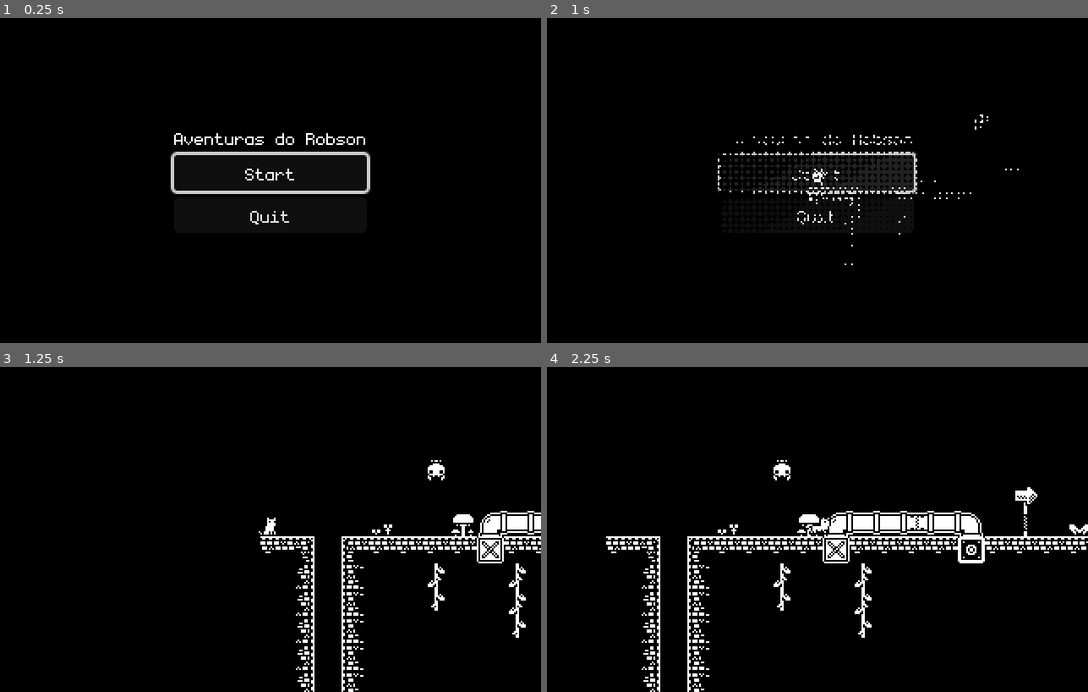
Above: before the commit, frames 1-4 (two rows, left to right).
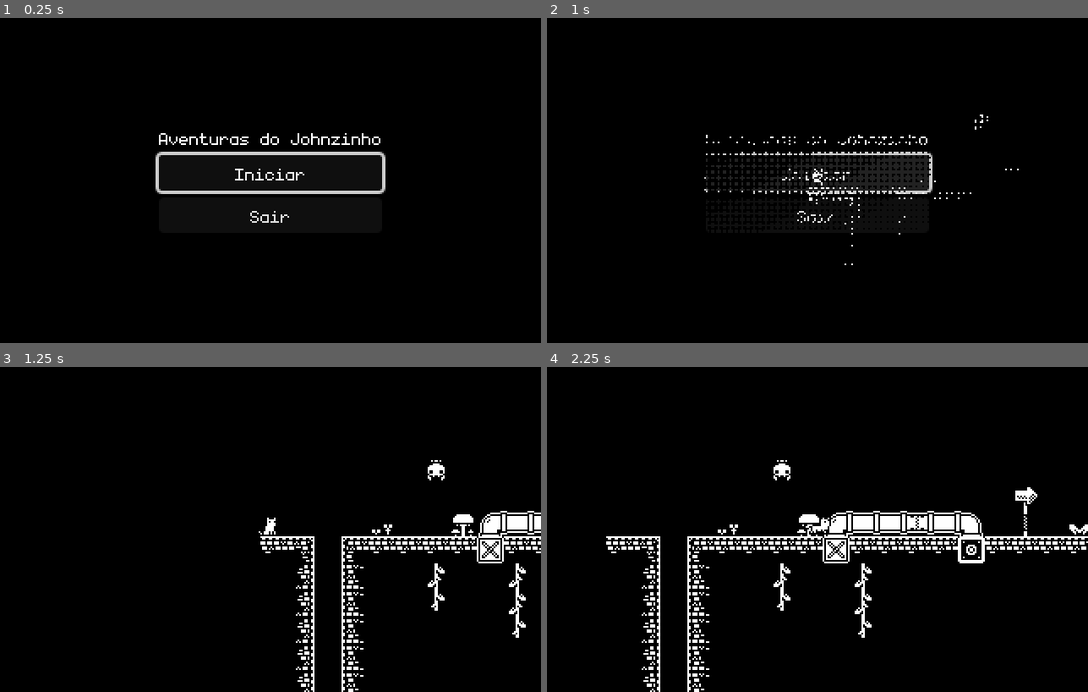
Above: after the commit, the same moments.

Repository: gabrielfvale/godot-platformer
Game: Godot game, scene res://main_menu.tscn
Two runs of this game, one before a commit and one after it. Both use one fixed random seed, a clock stepped at 60 frames per second and the inputs below.
Inputs:
- Up to frame 1 (0.25 s): no input
- Up to frame 2 (1 s): click "Start" (after the commit: "Iniciar") at 0.5 s
- Up to frame 3 (1.25 s): no input
- Up to frame 4 (2.25 s): hold Right (right) from 1.28 s (still down); tap Space (jump) at 1.52 s

The runs differ from the first frame. In frame 1, 1.2% of the frame differs, in the area x 28-72%, y 35-64%; in frame 2, 0.7%; in frame 3, nothing differs; in frame 4, nothing differs.

Commit message:
johnzinho

Diff:
--- a/main_menu.tscn
+++ b/main_menu.tscn
@@ -25,18 +25,18 @@
 layout_mode = 2
 size_flags_horizontal = 4
 theme = ExtResource("1_5j7ru")
-text = "Aventuras do Robson"
+text = "Aventuras do Johnzinho"
 
 [node name="StartButton" type="Button" parent="CenterContainer/VBoxContainer"]
 unique_name_in_owner = true
 layout_mode = 2
 theme = ExtResource("1_5j7ru")
-text = "Start"
+text = "Iniciar"
 
 [node name="QuitButton" type="Button" parent="CenterContainer/VBoxContainer"]
 layout_mode = 2
 theme = ExtResource("1_5j7ru")
-text = "Quit"
+text = "Sair"
 
 [connection signal="pressed" from="CenterContainer/VBoxContainer/StartButton" to="." method="_on_start_button_pressed"]
 [connection signal="pressed" from="CenterContainer/VBoxContainer/QuitButton" to="." method="_on_quit_button_pressed"]
